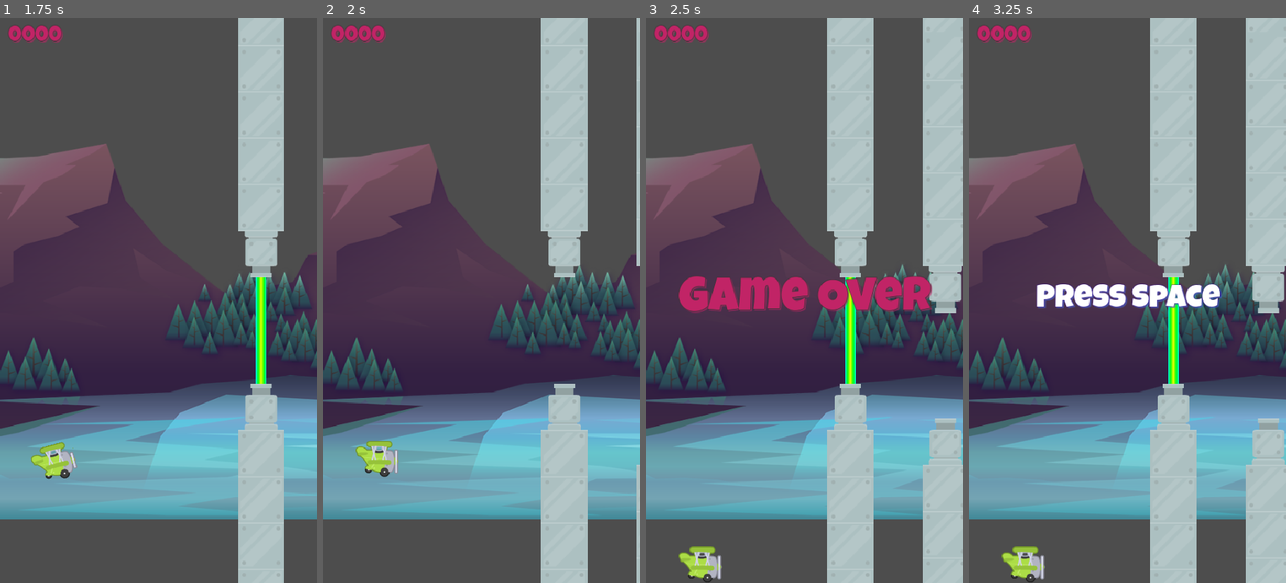
Above: before the commit, frames 1-4 (left to right).
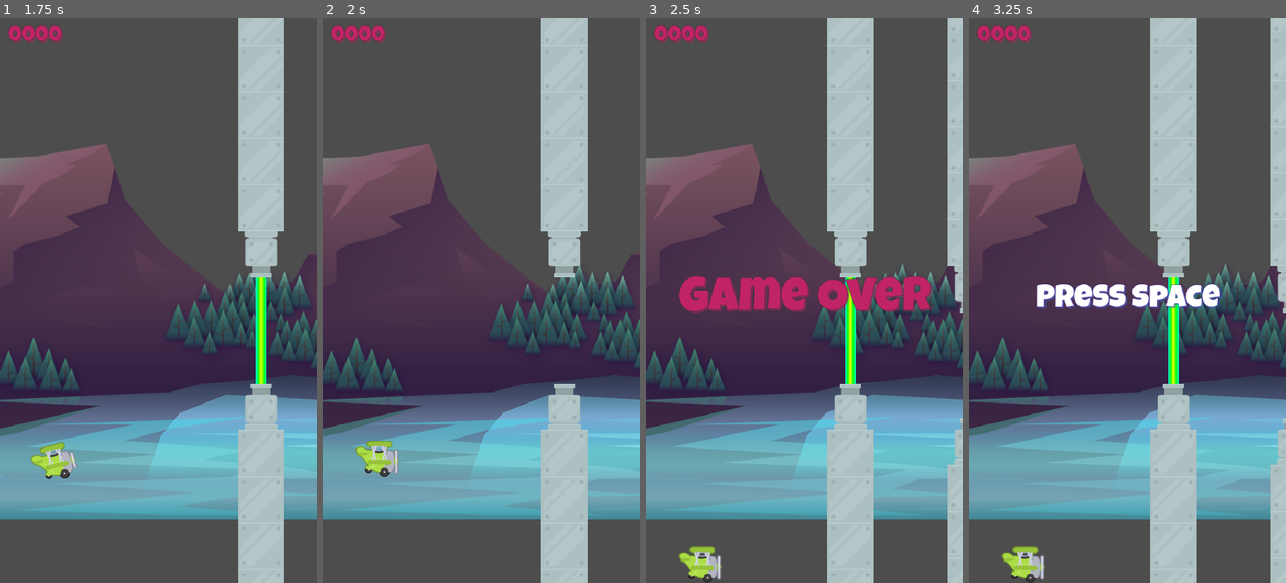
Above: after the commit, the same moments.

Repository: Peter-Pander/Tappy
Game: Godot game, scene res://Scenes/Main/Main.tscn
The game is run twice, just before and just after one commit, with the same random seed, the same clock (stepped at 60 frames per second) and the same inputs.
Inputs:
- Up to frame 1 (1.75 s): tap Space (jump) at 0.77, 1.52 s
- Up to frame 2 (2 s): no input
- Up to frame 3 (2.5 s): no input
- Up to frame 4 (3.25 s): tap Enter at 2.75 s; tap Space (jump) at 3.02 s

Frame 1 is identical in both runs. In frame 2, 0.7% of the frame differs, in the area x 98-100%, y 0-100%; in frame 3, 6.4%; in frame 4, 6.5%, in the area x 87-100%, y 0-100%.

Commit message:
Adjust pipe spawn rate to decrease difficulty
- Increased SpawnTimer.wait_time from 1.2s to 1.5s in Game.tscn
- Pipes now appear less frequently, giving the player more time between obstacles

This tweak makes the game more forgiving by increasing the spacing between pipes.

Diff:
--- a/Scenes/Game/Game.tscn
+++ b/Scenes/Game/Game.tscn
@@ -21,7 +21,7 @@
 [node name="PipesHolder" type="Node" parent="."]
 
 [node name="SpawnTimer" type="Timer" parent="."]
-wait_time = 1.2
+wait_time = 1.5
 autostart = true
 
 [node name="UpperPoint" type="Marker2D" parent="."]
